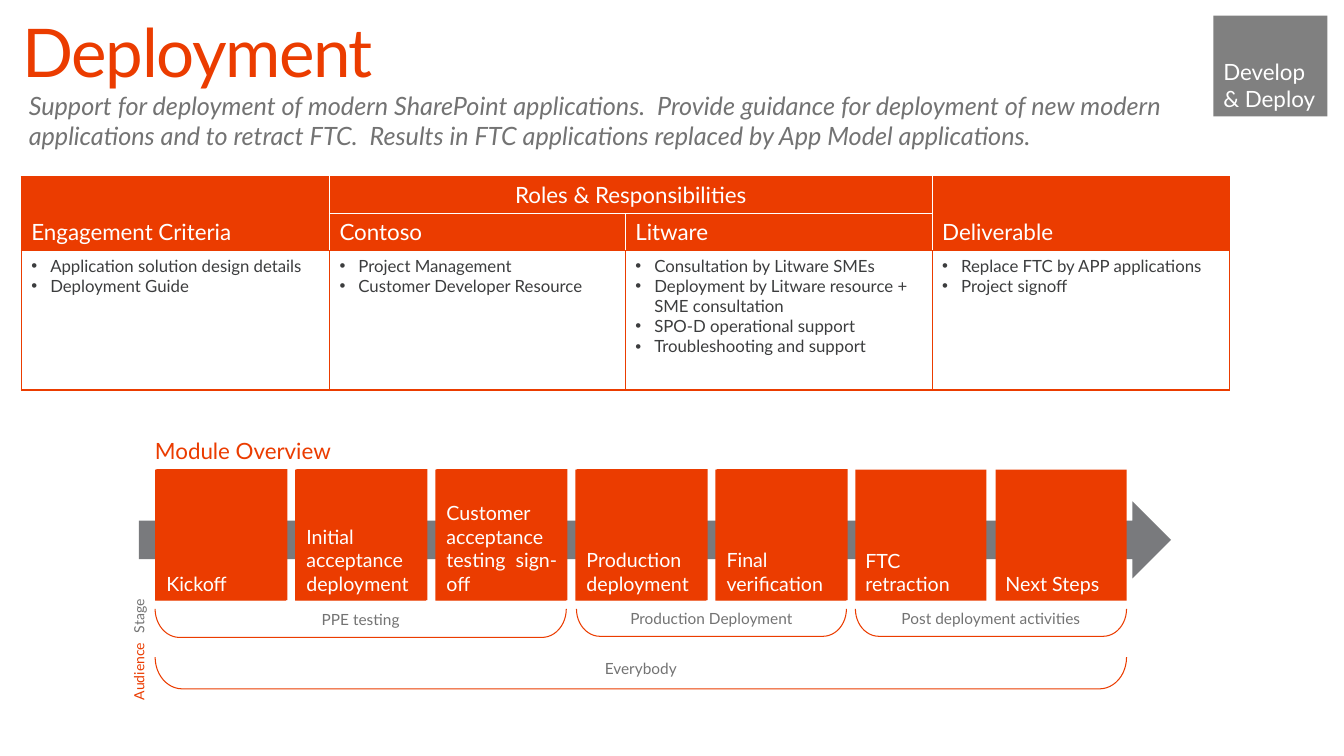
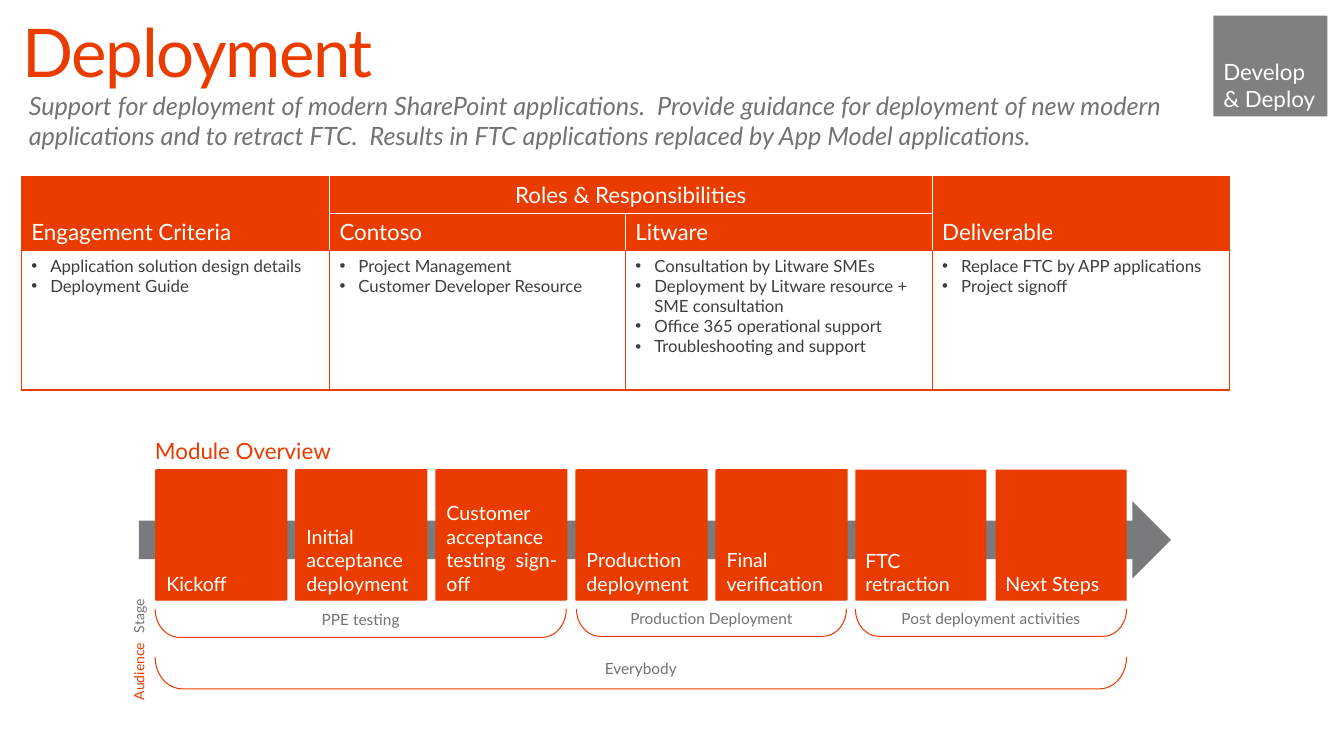
Before and after one commit to SharePoint/PnP-Guidance, a slide deck: slide 31 of PnP Transformation Process/Samples/PnP Transformation - Solution Design Report - Contoso.pptx. Drawn at 1344x756 pixels with LibreOffice and Linux fonts; fonts in the diff are those of the drawing; background and template pictures are left out. Boxes give left, top, right and bottom in pixels: in the first picture for what was removed or moved away, otherwise in the second. Text is boxed around its words. In the diff, an @@ line names an element or a change of style, - is before the commit and + after.

```diff
--- a/PnP Transformation Process/Samples/PnP Transformation - Solution Design Report - Contoso.pptx
+++ b/PnP Transformation Process/Samples/PnP Transformation - Solution Design Report - Contoso.pptx
@@ table at [21,176,1229,390] @@
-row 3, column 3: Consultation by Litware SMEs / Deployment by Litware resource + SME consultation / SPO-D operational support / Troubleshooting and support
+row 3, column 3: Consultation by Litware SMEs / Deployment by Litware resource + SME consultation / Office 365 operational support / Troubleshooting and support
```
Also in this commit, not shown: 4 other files.
